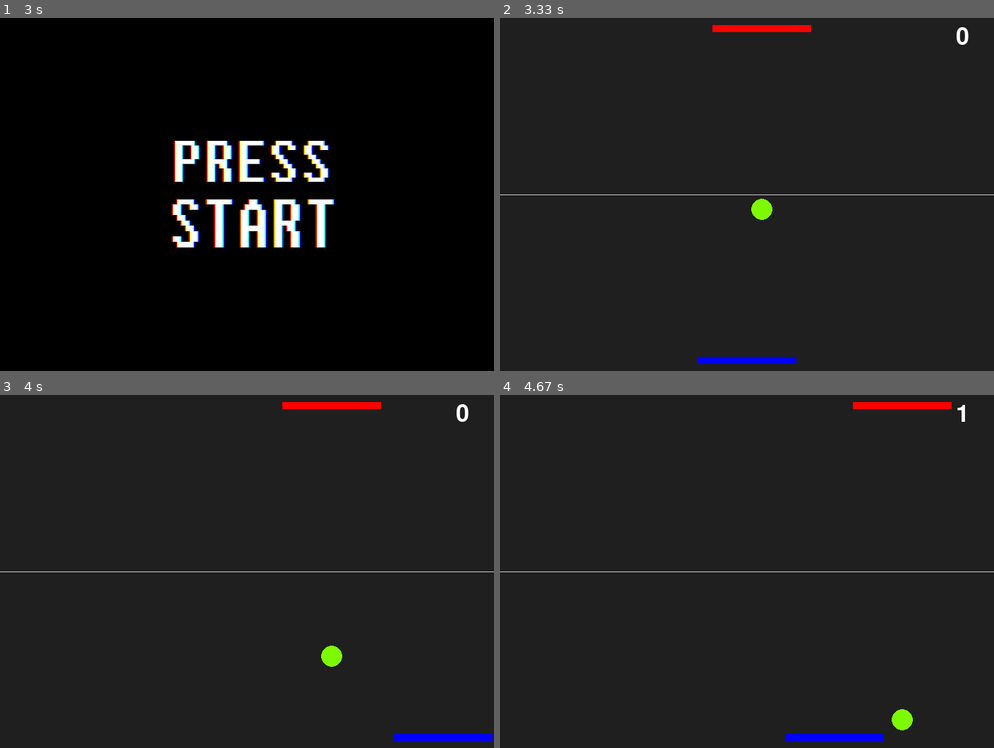
Above: before the commit, frames 1-4 (two rows, left to right).
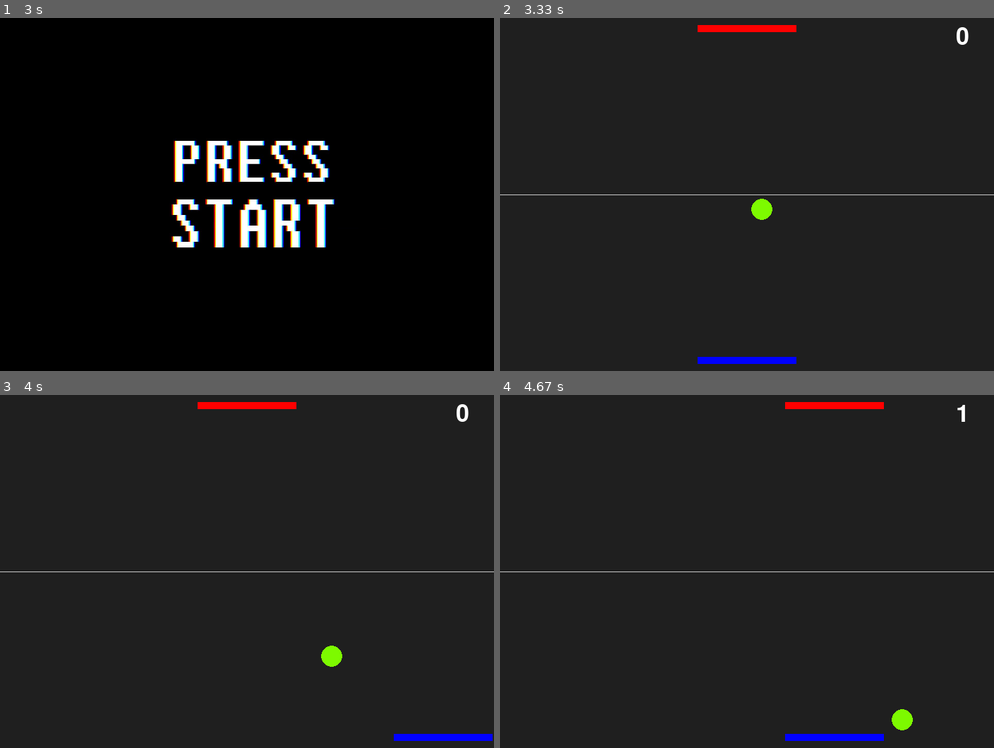
Above: after the commit, the same moments.

Repository: borabora123/Pygame-Ping-pong-
Game: pygame game, started from dem.py
Two runs of this game, one before a commit and one after it. Both use one fixed random seed, a clock stepped at 60 frames per second and the inputs below.
Inputs:
- Up to frame 1 (3 s): tap E at 0.33 s; hold P 1.67-2.13 s
- Up to frame 2 (3.33 s): tap Shift at 3.17 s
- Up to frame 3 (4 s): hold Right 3.5-3.97 s
- Up to frame 4 (4.67 s): hold Right 4-4.47 s; hold D 4-4.47 s; hold Left from 4.5 s (still down); hold A from 4.5 s (still down); tap E at 4.65 s

Frame 1 is identical in both runs. In frame 2, 0.1% of the frame differs, in the area x 40-63%, y 2-4%; in frame 3, 0.7%, in the area x 40-78%, y 2-4%; in frame 4, 0.5%.

Commit message:
Update dem.py

Diff:
--- a/dem.py
+++ b/dem.py
@@ -2,24 +2,23 @@
 import sys
 import random
 import os
-from PIL import Image
 
 pygame.font.init()
 pygame.__init__
 FPS = 50
-size = width, height = 700, 500
+size  = width, height  =  700, 500
+light = (200, 200, 200)
 screen = pygame.display.set_mode(size)
 clock = pygame.time.Clock()
-light = (200, 200, 200)
-color = pygame.Color('grey12')
-ball = pygame.Rect(width // 2 - 15, height // 2 - 15, 30, 30)
-player = pygame.Rect(width // 2 - 70, height - 20, 140, 10)
-enemy = pygame.Rect(width // 2 - 70, 10, 140, 10)
+color = pygame.Color ('grey12')
+ball = pygame.Rect(width  //  2-15  , height  //  2-15  , 30, 30)
+player = pygame.Rect (width // 2-70  , height   -20, 140, 10)
+enemy = pygame.Rect(width // 2-70  , 10, 140, 10)
 all_sprites = pygame.sprite.Group
 end_sprite = pygame.sprite.Sprite
 paus_cout = 0
 savex = 0
-savey = 0
+savey  = 0
 end_pos_x = -width
 speedx = 3
 speedy = 3
@@ -51,6 +50,7 @@
     sys.exit()
 
 def start_screen():
+    global mode
     intro_text = ["ЗАСТАВКА", "",
                   "Правила игры",
                   "Если в правилах несколько строк,",
@@ -66,6 +66,11 @@
             elif event.type == pygame.KEYDOWN:
                 if event.key == pygame.K_LSHIFT:
                     return
+                if event.key == pygame.K_p:
+                    mode = 'pvp'
+                    speed_enemy = 0
+                elif event.key == pygame.K_e:
+                    mode = 'pve'
         pygame.display.flip()
         clock.tick(FPS)
 
